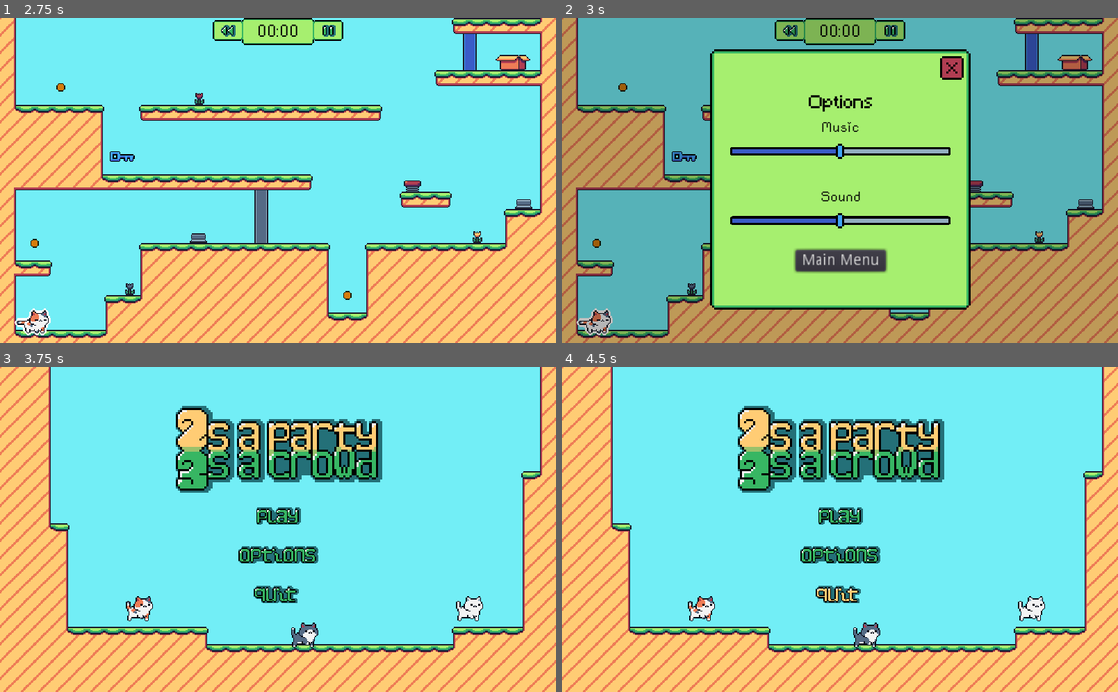
Above: before the commit, frames 1-4 (two rows, left to right).
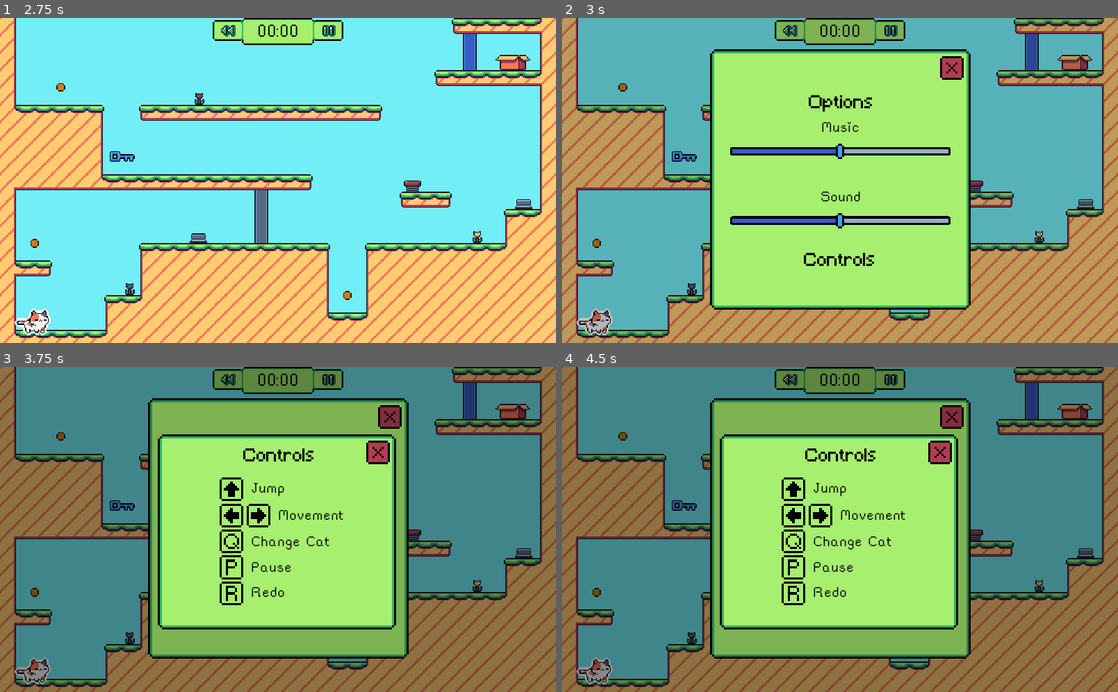
Above: after the commit, the same moments.

Repository: draw-n/twos-a-party
Game: Godot game, scene res://MainMenu.tscn
Two runs of this game, one before a commit and one after it. Both use one fixed random seed, a clock stepped at 60 frames per second and the inputs below.
Inputs (mouse positions are in pixels of both pictures, inside the frame that each line leads up to):
- Up to frame 1 (2.75 s): click (278, 167) at 0.5 s; click "1" at 1.25 s; click (227, 31) at 2 s
- Up to frame 2 (3 s): click (890, 31) at 2.75 s
- Up to frame 3 (3.75 s): click (278, 610) at 3.5 s, where only the run before the commit has a clickable "Main Menu"
- Up to frame 4 (4.5 s): click (840, 610) at 4.25 s, where only the run after the commit has a clickable "Controls"

Frame 1 is identical in both runs. In frame 2, 1.3% of the frame differs, in the area x 41-59%, y 70-79%; in frame 3, 100%, in the area x 0-100%, y 0-100%; in frame 4, 100%.

Commit message:
controls added

Diff:
--- a/godot/LevelComponents/ui/Controls.tscn
+++ b/godot/LevelComponents/ui/Controls.tscn
@@ -1,20 +1,40 @@
-[gd_scene load_steps=5 format=2]
+[gd_scene load_steps=15 format=2]
 
 [ext_resource path="res://LevelComponents/ui/options_exit.png" type="Texture" id=1]
-[ext_resource path="res://LevelComponents/ui/options_exit_hover.png" type="Texture" id=2]
+[ext_resource path="res://Fonts/Minecraft.ttf" type="DynamicFontData" id=2]
 [ext_resource path="res://LevelComponents/ui/Controls.gd" type="Script" id=3]
 [ext_resource path="res://LevelComponents/ui/controls_popup.png" type="Texture" id=4]
+[ext_resource path="res://LevelComponents/ui/right.png" type="Texture" id=5]
+[ext_resource path="res://LevelComponents/ui/q.png" type="Texture" id=6]
+[ext_resource path="res://LevelComponents/ui/up.png" type="Texture" id=7]
+[ext_resource path="res://LevelComponents/ui/left.png" type="Texture" id=8]
+[ext_resource path="res://LevelComponents/ui/p.png" type="Texture" id=9]
+[ext_resource path="res://LevelComponents/ui/r.png" type="Texture" id=10]
+[ext_resource path="res://Fonts/rainyhearts.ttf" type="DynamicFontData" id=11]
+[ext_resource path="res://LevelComponents/ui/options_exit_hover.png" type="Texture" id=12]
+
+[sub_resource type="DynamicFont" id=1]
+font_data = ExtResource( 2 )
+
+[sub_resource type="DynamicFont" id=2]
+font_data = ExtResource( 11 )
 
 [node name="Controls" type="Control"]
 pause_mode = 2
 anchor_right = 1.0
 anchor_bottom = 1.0
 script = ExtResource( 3 )
+__meta__ = {
+"_edit_lock_": true
+}
 
 [node name="ColorRect" type="ColorRect" parent="."]
 anchor_right = 1.0
 anchor_bottom = 1.0
 color = Color( 0, 0, 0, 0.25098 )
+__meta__ = {
+"_edit_lock_": true
+}
 
 [node name="PopUp" type="TextureRect" parent="."]
 anchor_left = 0.5
@@ -22,20 +42,23 @@
 anchor_right = 0.5
 anchor_bottom = 0.5
 margin_left = -111.0
-margin_top = -74.5
+margin_top = -88.0
 margin_right = 111.0
-margin_bottom = 74.5
+margin_bottom = 92.0
 texture = ExtResource( 4 )
 
 [node name="Label" type="Label" parent="PopUp"]
 anchor_left = 0.5
 anchor_right = 0.5
-margin_left = -26.5
-margin_top = 5.5
-margin_right = 26.5
-margin_bottom = 19.5
+margin_left = -32.5
+margin_top = 12.5
+margin_right = 32.5
+margin_bottom = 28.5
 custom_colors/font_color = Color( 0, 0, 0, 1 )
+custom_fonts/font = SubResource( 1 )
 text = "Controls"
+align = 1
+valign = 1
 
 [node name="Exit" type="TextureButton" parent="PopUp"]
 anchor_left = 1.0
@@ -45,58 +68,93 @@
 margin_right = -8.0
 margin_bottom = 27.5
 texture_normal = ExtResource( 1 )
+texture_hover = ExtResource( 12 )
 
-[node name="Before" type="TextureButton" parent="PopUp"]
-anchor_top = 1.0
-anchor_bottom = 1.0
-margin_top = -22.0
-margin_right = 22.0
-texture_normal = ExtResource( 2 )
+[node name="up" type="TextureRect" parent="."]
+margin_left = 202.0
+margin_top = 197.5
+margin_right = 224.0
+margin_bottom = 219.5
+texture = ExtResource( 10 )
 
-[node name="After" type="TextureButton" parent="PopUp"]
-anchor_left = 1.0
-anchor_top = 1.0
-anchor_right = 1.0
-anchor_bottom = 1.0
-margin_left = -22.0
-margin_top = -22.0
-texture_normal = ExtResource( 2 )
+[node name="left" type="TextureRect" parent="."]
+margin_left = 202.0
+margin_top = 125.5
+margin_right = 224.0
+margin_bottom = 147.5
+texture = ExtResource( 8 )
 
-[node name="Movement" type="GridContainer" parent="PopUp"]
-anchor_left = 0.5
-anchor_top = 0.5
-anchor_right = 0.5
-anchor_bottom = 0.5
-margin_left = -84.0
-margin_top = -34.0
-margin_right = 84.0
-margin_bottom = 34.0
+[node name="right" type="TextureRect" parent="."]
+margin_left = 227.0
+margin_top = 125.5
+margin_right = 249.0
+margin_bottom = 147.5
+texture = ExtResource( 5 )
 
-[node name="UpLeftRight" type="Label" parent="PopUp/Movement"]
-margin_right = 167.0
-margin_bottom = 14.0
+[node name="p" type="TextureRect" parent="."]
+margin_left = 202.0
+margin_top = 101.5
+margin_right = 224.0
+margin_bottom = 123.5
+texture = ExtResource( 7 )
+
+[node name="q" type="TextureRect" parent="."]
+margin_left = 202.0
+margin_top = 149.5
+margin_right = 224.0
+margin_bottom = 171.5
+texture = ExtResource( 6 )
+
+[node name="r" type="TextureRect" parent="."]
+margin_left = 202.0
+margin_top = 173.5
+margin_right = 224.0
+margin_bottom = 195.5
+texture = ExtResource( 9 )
+
+[node name="Movement" type="Label" parent="."]
+margin_left = 256.0
+margin_top = 128.5
+margin_right = 316.0
+margin_bottom = 143.5
 custom_colors/font_color = Color( 0, 0, 0, 1 )
-text = "Up/Left/Right - movement"
+custom_fonts/font = SubResource( 2 )
+text = "Movement"
 
-[node name="Cat1" type="Label" parent="PopUp/Movement"]
-margin_top = 18.0
-margin_right = 167.0
-margin_bottom = 32.0
+[node name="Movement2" type="Label" parent="."]
+margin_left = 231.0
+margin_top = 152.5
+margin_right = 303.0
+margin_bottom = 167.5
 custom_colors/font_color = Color( 0, 0, 0, 1 )
-text = "1 - disables cat 1"
+custom_fonts/font = SubResource( 2 )
+text = "Change Cat"
 
-[node name="Cat2" type="Label" parent="PopUp/Movement"]
-margin_top = 36.0
-margin_right = 167.0
-margin_bottom = 50.0
+[node name="Label3" type="Label" parent="."]
+margin_left = 231.0
+margin_top = 103.5
+margin_right = 271.0
+margin_bottom = 118.5
 custom_colors/font_color = Color( 0, 0, 0, 1 )
-text = "2 - disables cat 2"
+custom_fonts/font = SubResource( 2 )
+text = "Jump"
 
-[node name="Cat3" type="Label" parent="PopUp/Movement"]
-margin_top = 54.0
-margin_right = 167.0
-margin_bottom = 68.0
+[node name="Label4" type="Label" parent="."]
+margin_left = 231.0
+margin_top = 176.5
+margin_right = 271.0
+margin_bottom = 191.5
 custom_colors/font_color = Color( 0, 0, 0, 1 )
-text = "3 - disables cat 3"
+custom_fonts/font = SubResource( 2 )
+text = "Pause"
+
+[node name="Label5" type="Label" parent="."]
+margin_left = 231.0
+margin_top = 199.5
+margin_right = 271.0
+margin_bottom = 214.5
+custom_colors/font_color = Color( 0, 0, 0, 1 )
+custom_fonts/font = SubResource( 2 )
+text = "Redo"
 
 [connection signal="pressed" from="PopUp/Exit" to="." method="_on_Exit_pressed"]
--- a/godot/Levels/Levels/Level1.tscn
+++ b/godot/Levels/Levels/Level1.tscn
@@ -30,6 +30,7 @@
 
 [node name="ButtonGate" parent="LeverGate" index="0"]
 position = Vector2( 392, 136 )
+id = 3
 location_one = Vector2( 120, 136 )
 location_two = Vector2( 392, 136 )
 
@@ -39,6 +40,7 @@
 [node name="KeyGate" parent="." index="2" instance=ExtResource( 4 )]
 position = Vector2( 360, 344 )
 rotation = 1.5708
+id = 2
 location_one = Vector2( 360, 272 )
 location_two = Vector2( 360, 344 )
 
@@ -60,6 +62,7 @@
 
 [node name="Key" parent="." index="6" instance=ExtResource( 5 )]
 position = Vector2( 48, 224 )
+id = 2
 
 [editable path="LevelGoals"]
 [editable path="LeverGate"]
--- a/godot/Options.tscn
+++ b/godot/Options.tscn
@@ -144,28 +144,19 @@
 align = 1
 valign = 1
 
-[node name="Controls" type="TextureButton" parent="Control/ColorRect"]
-visible = false
+[node name="Controls" type="Button" parent="Control/ColorRect"]
 anchor_left = 0.5
 anchor_top = 1.0
 anchor_right = 0.5
 anchor_bottom = 1.0
-margin_left = -11.0
-margin_top = -57.0
-margin_right = 11.0
-margin_bottom = -35.0
-texture_normal = ExtResource( 5 )
-
-[node name="MainMenu" type="Button" parent="Control/ColorRect"]
-anchor_left = 0.5
-anchor_top = 1.0
-anchor_right = 0.5
-anchor_bottom = 1.0
-margin_left = -41.5
-margin_top = -57.0
-margin_right = 41.5
-margin_bottom = -37.0
-text = "Main Menu"
+margin_left = -68.0
+margin_top = -60.0
+margin_right = 68.0
+margin_bottom = -30.0
+custom_colors/font_color = Color( 0, 0, 0, 1 )
+custom_fonts/font = SubResource( 1 )
+text = "Controls"
+flat = true
 
 [node name="Exit" type="TextureButton" parent="."]
 margin_left = 348.0
@@ -182,5 +173,4 @@
 [connection signal="value_changed" from="Control/ColorRect/VBoxContainer/MusicSlider" to="." method="_on_MusicSlider_value_changed"]
 [connection signal="value_changed" from="Control/ColorRect/VBoxContainer/SoundSlider" to="." method="_on_SoundSlider_value_changed"]
 [connection signal="pressed" from="Control/ColorRect/Controls" to="." method="_on_Controls_pressed"]
-[connection signal="pressed" from="Control/ColorRect/MainMenu" to="." method="_on_MainMenu_pressed"]
 [connection signal="pressed" from="Exit" to="." method="_on_Exit_pressed"]
Binary file added: godot/LevelComponents/ui/controls.png
Not shown, added: godot/LevelComponents/ui/controls.png.import
Binary file added: godot/LevelComponents/ui/controls_button.png
Not shown, added: godot/LevelComponents/ui/controls_button.png.import
Binary file added: godot/LevelComponents/ui/controls_button_hover.png
Not shown, added: godot/LevelComponents/ui/controls_button_hover.png.import
Binary file changed: godot/LevelComponents/ui/controls_popup.png
Binary file added: godot/LevelComponents/ui/left.png
Not shown, added: godot/LevelComponents/ui/left.png.import
Binary file added: godot/LevelComponents/ui/p.png
Not shown, added: godot/LevelComponents/ui/p.png.import
Binary file added: godot/LevelComponents/ui/q.png
(and 10 more such lines)
